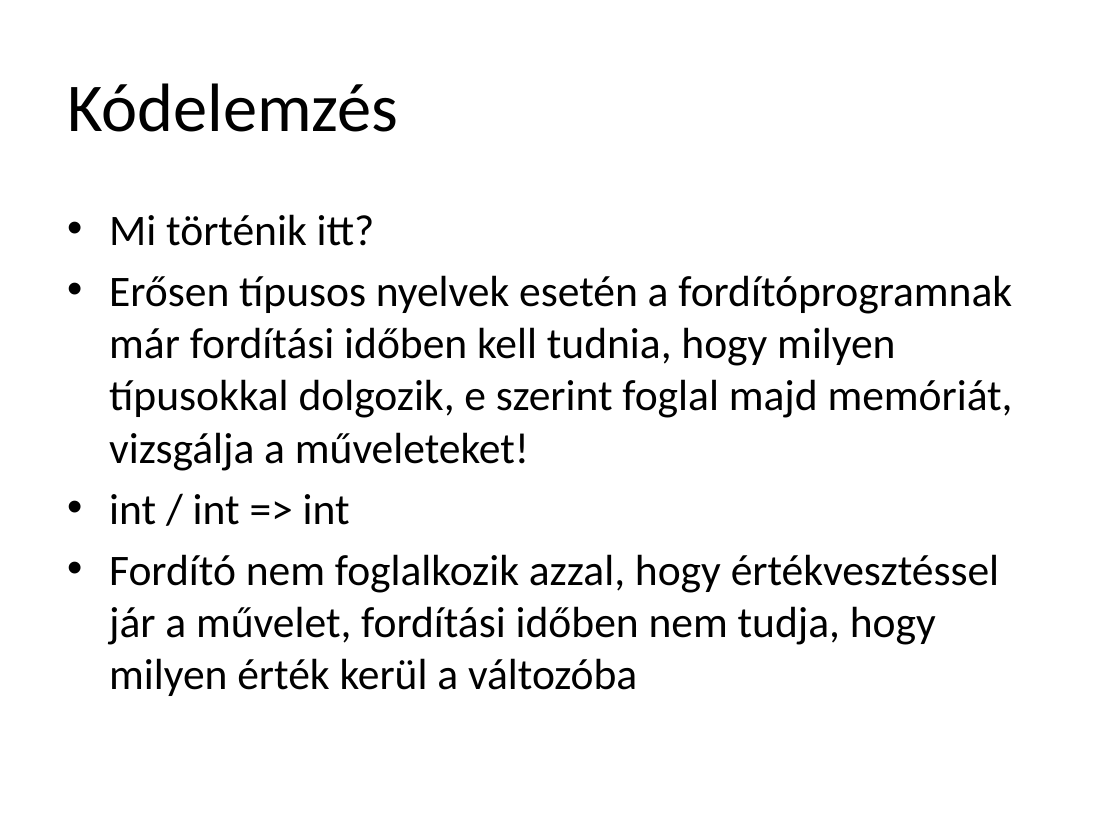
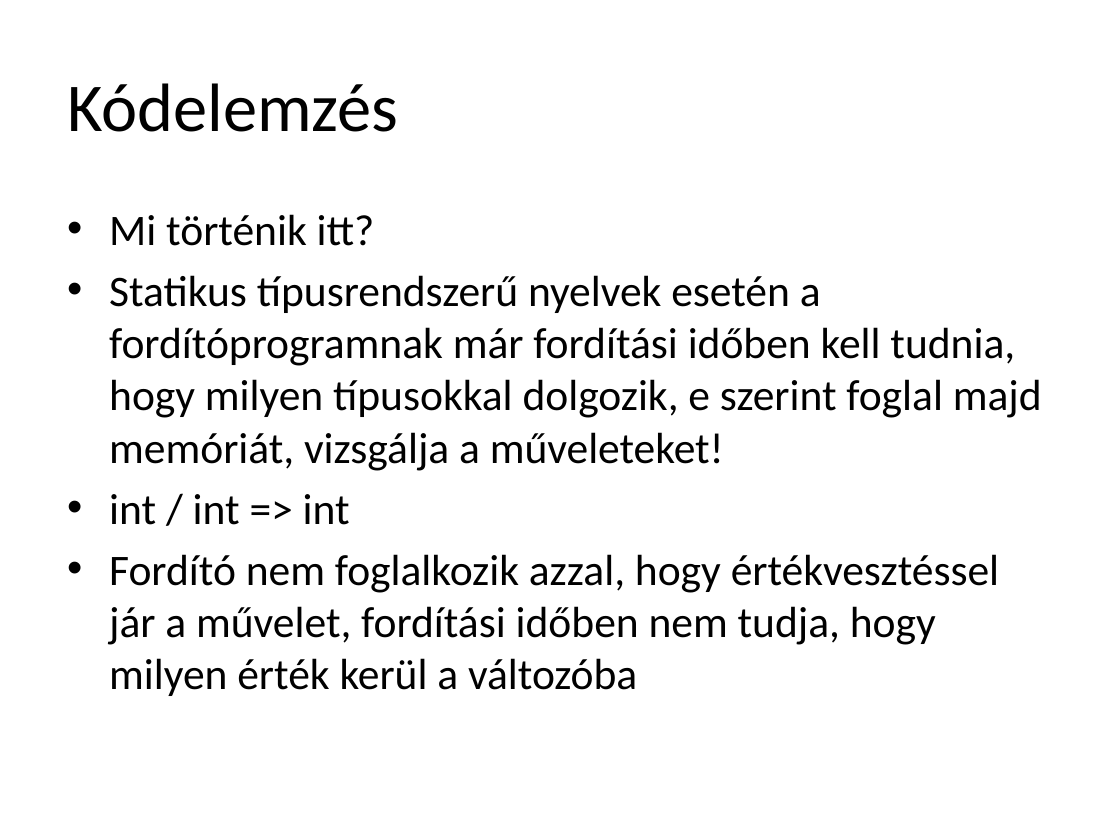
Before and after one commit to torokmark/cppgyak_jegyzet, a slide deck: slide 159 of programozasi_nyelvek_cpp_gyak02.pptx (slide 148 before the commit). Drawn at 1120x840 pixels with LibreOffice and Linux fonts; fonts in the diff are those of the drawing. Boxes give left, top, right and bottom in pixels: in the first picture for what was removed or moved away, otherwise in the second. Text is boxed around its words. In the diff, an @@ line names an element or a change of style, - is before the commit and + after.

Commit message:
Fixed: typos, extended

```diff
--- a/programozasi_nyelvek_cpp_gyak02.pptx
+++ b/programozasi_nyelvek_cpp_gyak02.pptx
@@ text at (109,275,1042,471): text changed @@
-• Erősen típusos nyelvek esetén a fordítóprogramnak már fordítási időben kell tudnia, hogy milyen típusokkal dolgozik, e szerint foglal majd memóriát, vizsgálja a műveleteket!
+• Statikus típusrendszerű nyelvek esetén a fordítóprogramnak már fordítási időben kell tudnia, hogy milyen típusokkal dolgozik, e szerint foglal majd memóriát, vizsgálja a műveleteket!
```
Also in this commit, not shown: 18 other slides changed, 11 slides added.
